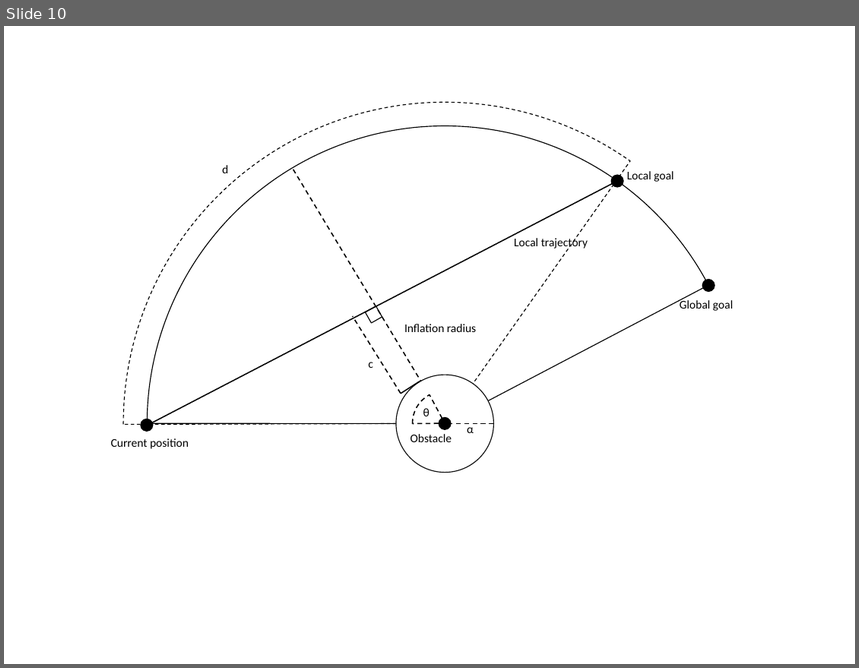
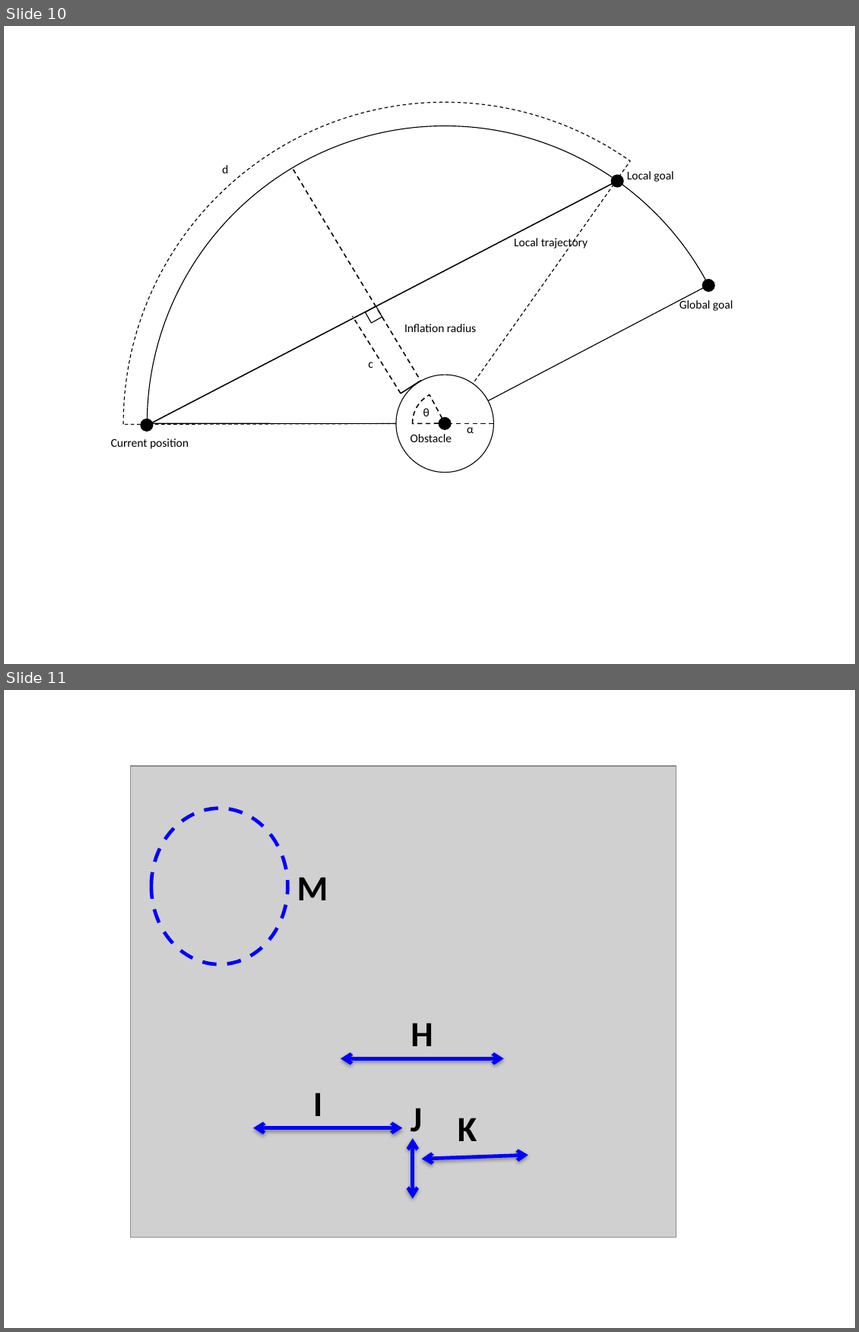
Before and after one commit to lachyd/final_report, a slide deck: imgs/created_images.pptx. Shown one above the other, each under a label of ours: slide 10 before the commit, slides 10 and 11 after it. The pictures are 859x668 and 859x1332 pixels, drawn with LibreOffice and Linux fonts; fonts in the diff are those of the drawing; grey boxes stand for pictures. Boxes give left, top, right and bottom in pixels: in the first picture for what was removed or moved away, otherwise in the second. Text is boxed around its words. In the diff, an @@ line names an element or a change of style, - is before the commit and + after.

```diff
--- a/imgs/created_images.pptx
+++ b/imgs/created_images.pptx
@@ slide 11 added at [4, 690, 855, 1328], background #FFFFFF @@
@@ group added at [131, 766, 677, 1237]: 5 texts, 4 double arrows, 1 picture, 1 ellipse @@
+H
+I
+K
+J
+M
```
Also in this commit, not shown: 1 other slide added, 23 other files.
